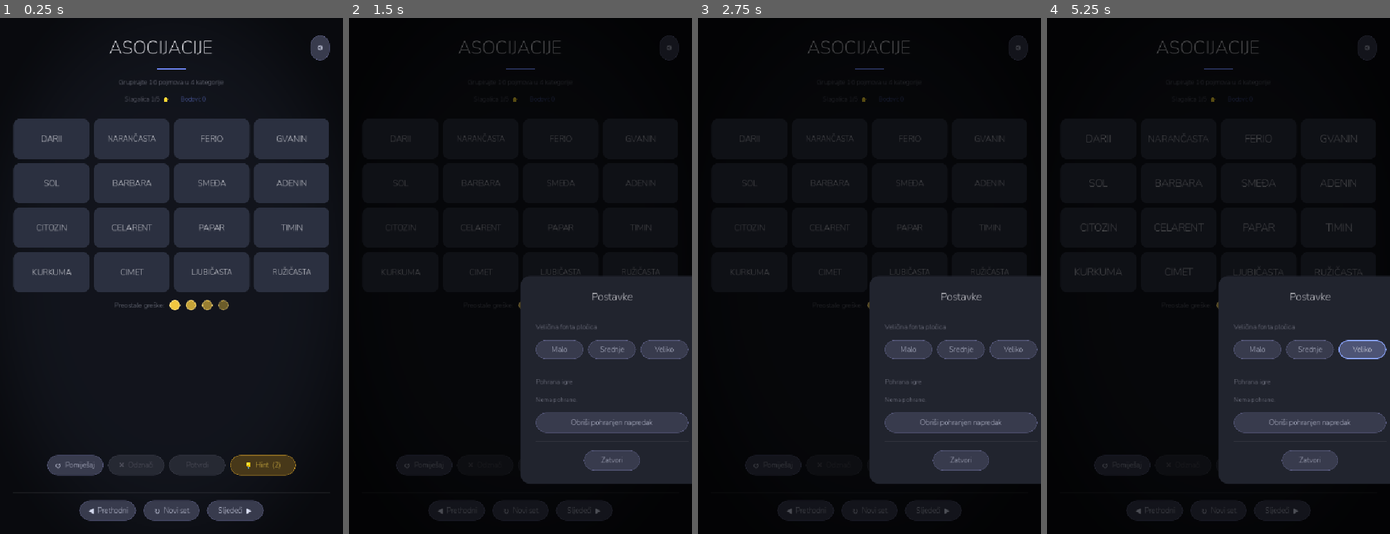
Above: before the commit, frames 1-4 (left to right).
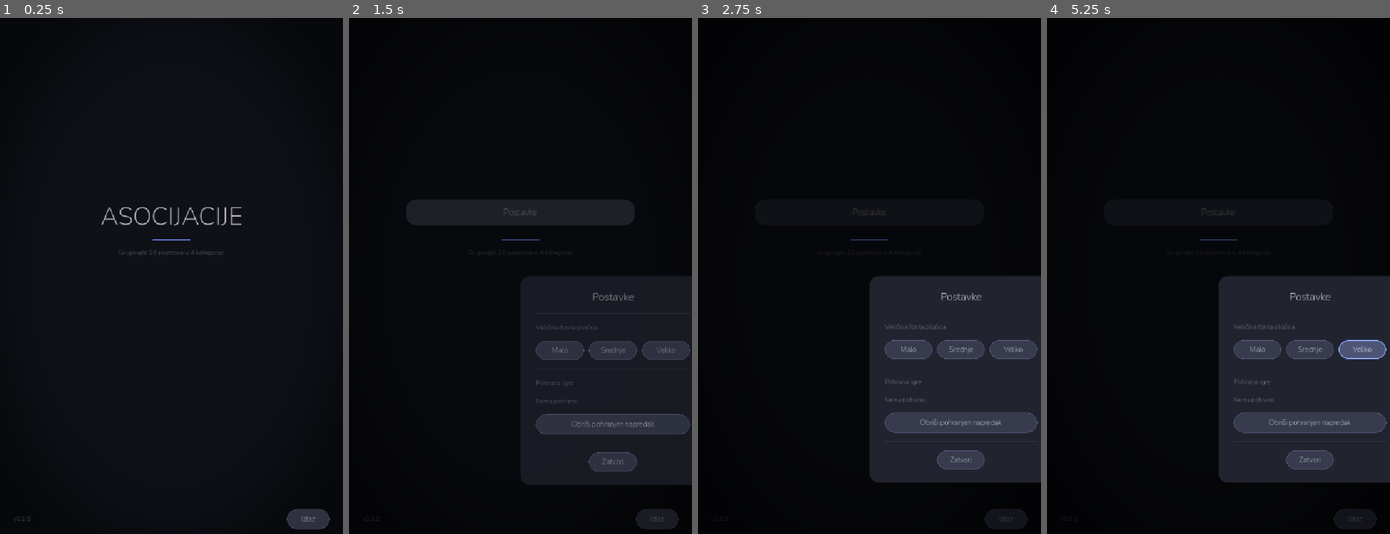
Above: after the commit, the same moments.

Repository: DenisLopata/asocijacije-hr
Game: Godot game, scene res://scenes/main_menu.tscn
Two runs of this game, one before a commit and one after it. Both use one fixed random seed, a clock stepped at 60 frames per second and the inputs below. Before the commit the project starts from res://scenes/game_screen.tscn.
Inputs (mouse positions are in pixels of both pictures, inside the frame that each line leads up to):
- Up to frame 1 (0.25 s): no input
- Up to frame 2 (1.5 s): click (667, 48) at 0.5 s, where only the run before the commit has a clickable "⚙"; click (520, 214) at 1.25 s, where only the run after the commit has a clickable "Nova igra"
- Up to frame 3 (2.75 s): click (869, 214) at 2 s, where only the run after the commit has a clickable "Postavke"
- Up to frame 4 (5.25 s): click (1355, 518) at 2.75 s, where only the run after the commit has a clickable "Izlaz"; click "Malo" at 3.5 s; click "Srednje" at 4.25 s; click "Veliko" at 5 s

The runs differ from the first frame. In frame 1, 33% of the frame differs, in the area x 3-97%, y 3-100%; in frame 2, 3.8%; in frame 3, 1.6%; in frame 4, 1.9%.

Commit message:
Add main menu scene with fade transitions
- New main_menu.tscn / main_menu.gd as startup scene
- Continue button shows only when a save exists, with puzzle/score progress hint
- Nova igra clears save and starts fresh
- Postavke overlay (font size + save management) reused from game_screen pattern
- Version label (v0.1.0) in bottom bar
- Exit button visible only on OS.has_feature("pc")
- Stagger-in animation on menu buttons
- Fade-to-black transitions: menu→game and game→menu
- game_screen: fade-in from black on load, "← Izbornik" nav button
- project.godot: main scene changed to main_menu.tscn

Co-Authored-By: Claude Sonnet 4.6 <noreply@anthropic.com>

Diff:
--- a/project.godot
+++ b/project.godot
@@ -17,7 +17,7 @@
 config/name="Asocijacije"
 config/description="Hrvatska igra asocijacija - grupirajte 16 pojmova u 4 kategorije"
 config/version="0.1.0"
-run/main_scene="res://scenes/game_screen.tscn"
+run/main_scene="res://scenes/main_menu.tscn"
 config/features=PackedStringArray("4.6", "Forward Plus")
 config/icon="res://icon.svg"
 
--- a/scenes/game_screen.gd
+++ b/scenes/game_screen.gd
@@ -16,6 +16,7 @@
 const ANIM_PRESS_DIP    := 0.07
 const ANIM_PRESS_RISE   := 0.13
 const ANIM_SCORE        := 0.45
+const ANIM_FADE_OUT     := 0.35
 const FEEDBACK_AUTO_HIDE := 3.5
 
 # ── Palette ────────────────────────────────────────────────────────────────
@@ -92,6 +93,7 @@
 
 var _overlay: Control = null
 var _overlay_tag: String = ""
+var _fade_rect: ColorRect
 
 var _feedback_gen: int = 0
 var _feedback_locked: bool = false
@@ -191,6 +193,16 @@
 	_build_action_buttons(outer_vbox)
 	_build_nav_row(outer_vbox)
 
+	# Fade overlay — always topmost
+	_fade_rect = ColorRect.new()
+	_fade_rect.color = Color(0, 0, 0, 1)
+	_fade_rect.set_anchors_and_offsets_preset(Control.PRESET_FULL_RECT)
+	_fade_rect.mouse_filter = Control.MOUSE_FILTER_IGNORE
+	add_child(_fade_rect)
+	# Fade in from black on scene load
+	var fade_in: Tween = create_tween()
+	fade_in.tween_property(_fade_rect, "modulate:a", 0.0, 0.30)
+
 func _add_bg() -> void:
 	var bg: ColorRect = ColorRect.new()
 	bg.color = C_BG
@@ -342,6 +354,11 @@
 	row.alignment = BoxContainer.ALIGNMENT_CENTER
 	row.add_theme_constant_override("separation", 16)
 	parent.add_child(row)
+
+	var menu_btn: Button = _make_ghost_btn("← Izbornik")
+	menu_btn.pressed.connect(_go_to_menu)
+	menu_btn.theme_type_variation = "GhostButton"
+	row.add_child(menu_btn)
 
 	var prev_btn: Button = _make_ghost_btn("◀  Prethodni")
 	prev_btn.pressed.connect(func() -> void: _navigate_puzzle(-1))
@@ -1186,6 +1203,15 @@
 	_close_overlay()
 	_load_puzzle(0)
 
+func _go_to_menu() -> void:
+	_close_overlay()
+	_fade_rect.modulate = Color(1, 1, 1, 0)
+	var t: Tween = create_tween()
+	t.tween_property(_fade_rect, "modulate:a", 1.0, ANIM_FADE_OUT) \
+		.set_trans(Tween.TRANS_SINE)
+	await t.finished
+	get_tree().change_scene_to_file("res://scenes/main_menu.tscn")
+
 func _navigate_puzzle(direction: int) -> void:
 	_current_puzzle_index = (_current_puzzle_index + direction) % _puzzles.size()
 	if _current_puzzle_index < 0:
--- /dev/null
+++ b/scenes/main_menu.gd
@@ -0,0 +1,434 @@
+extends Control
+
+# ── Animation timings ──────────────────────────────────────────────────────
+const ANIM_FADE_OUT    := 0.35
+const ANIM_FADE_IN     := 0.30
+const ANIM_OVERLAY_IN  := 0.22
+const ANIM_BTN_STAGGER := 0.07
+const ANIM_PRESS_DIP   := 0.07
+const ANIM_PRESS_RISE  := 0.13
+
+# ── Palette (mirrors game_screen) ──────────────────────────────────────────
+const C_BG       := Color(0.07, 0.08, 0.11)
+const C_SURFACE  := Color(0.13, 0.14, 0.18)
+const C_TEXT     := Color(0.96, 0.96, 0.98)
+const C_TEXT_DIM := Color(0.55, 0.56, 0.62)
+const C_ACCENT   := Color(0.45, 0.55, 1.00)
+const C_WIN      := Color(0.30, 0.85, 0.55)
+const C_SUBMIT_ON := Color(0.28, 0.60, 0.42)
+
+const RADIUS_BTN : int = 22
+const FONT_PATH  := "res://assets/fonts/Nunito-VariableFont_wght.ttf"
+const VERSION    := "v0.1.0"
+
+const VIGNETTE_SHADER := "
+shader_type canvas_item;
+void fragment() {
+	vec2 uv = UV * 2.0 - 1.0;
+	float v = dot(uv, uv);
+	float alpha = smoothstep(0.4, 1.6, v) * 0.50;
+	COLOR = vec4(0.0, 0.0, 0.0, alpha);
+}
+"
+
+# ── State ──────────────────────────────────────────────────────────────────
+var _overlay: Control = null
+var _overlay_tag: String = ""
+var _fade_rect: ColorRect
+
+# ── Boot ───────────────────────────────────────────────────────────────────
+func _ready() -> void:
+	_register_theme_variations()
+	_build_ui()
+	# Fade in from black on arrival
+	_fade_rect.modulate = Color(1, 1, 1, 1)
+	var t: Tween = create_tween()
+	t.tween_property(_fade_rect, "modulate:a", 0.0, ANIM_FADE_IN)
+
+func _register_theme_variations() -> void:
+	if not theme:
+		push_warning("MainMenu: no theme assigned")
+		return
+	theme.set_type_variation("TitleLabel",    &"Label")
+	theme.set_type_variation("SubtitleLabel", &"Label")
+	theme.set_type_variation("MetaLabel",     &"Label")
+	theme.set_type_variation("ScoreLabel",    &"Label")
+	theme.set_type_variation("GhostButton",   &"Button")
+
+# ── UI construction ────────────────────────────────────────────────────────
+func _build_ui() -> void:
+	# Background
+	var bg: ColorRect = ColorRect.new()
+	bg.color = C_BG
+	bg.set_anchors_and_offsets_preset(Control.PRESET_FULL_RECT)
+	add_child(bg)
+
+	# Vignette
+	var vignette: ColorRect = ColorRect.new()
+	vignette.set_anchors_and_offsets_preset(Control.PRESET_FULL_RECT)
+	vignette.mouse_filter = Control.MOUSE_FILTER_IGNORE
+	var mat := ShaderMaterial.new()
+	var shader := Shader.new()
+	shader.code = VIGNETTE_SHADER
+	mat.shader = shader
+	vignette.material = mat
+	add_child(vignette)
+
+	# Centered content
+	var center: CenterContainer = CenterContainer.new()
+	center.set_anchors_and_offsets_preset(Control.PRESET_FULL_RECT)
+	add_child(center)
+
+	var vbox: VBoxContainer = VBoxContainer.new()
+	vbox.alignment = BoxContainer.ALIGNMENT_CENTER
+	vbox.add_theme_constant_override("separation", 0)
+	vbox.custom_minimum_size = Vector2(480, 0)
+	center.add_child(vbox)
+
+	_build_logo(vbox)
+	_build_spacer(vbox, 48)
+	_build_buttons(vbox)
+	_build_spacer(vbox, 16)
+
+	# Bottom bar: version + exit
+	_build_bottom_bar()
+
+	# Fade overlay — always on top
+	_fade_rect = ColorRect.new()
+	_fade_rect.color = Color(0, 0, 0, 1)
+	_fade_rect.set_anchors_and_offsets_preset(Control.PRESET_FULL_RECT)
+	_fade_rect.mouse_filter = Control.MOUSE_FILTER_IGNORE
+	add_child(_fade_rect)
+
+func _build_logo(parent: VBoxContainer) -> void:
+	var title: Label = Label.new()
+	title.text = "ASOCIJACIJE"
+	title.theme_type_variation = "TitleLabel"
+	title.horizontal_alignment = HORIZONTAL_ALIGNMENT_CENTER
+	title.add_theme_font_size_override("font_size", 52)
+	title.add_theme_font_override("font", _make_font(800))
+	parent.add_child(title)
+
+	_build_spacer(parent, 10)
+
+	var accent_bar: ColorRect = ColorRect.new()
+	accent_bar.color = C_ACCENT
+	accent_bar.custom_minimum_size = Vector2(80, 4)
+	accent_bar.size_flags_horizontal = Control.SIZE_SHRINK_CENTER
+	parent.add_child(accent_bar)
+
+	_build_spacer(parent, 14)
+
+	var subtitle: Label = Label.new()
+	subtitle.text = "Grupirajte 16 pojmova u 4 kategorije"
+	subtitle.theme_type_variation = "SubtitleLabel"
+	subtitle.horizontal_alignment = HORIZONTAL_ALIGNMENT_CENTER
+	subtitle.add_theme_font_override("font", _make_font(300))
+	parent.add_child(subtitle)
+
+func _build_buttons(parent: VBoxContainer) -> void:
+	var btns: Array[Dictionary] = []
+
+	# Continue — only when save exists
+	var saved := SaveManager.load_session()
+	if saved.size() > 0:
+		var idx: int = saved.get("current_index", 0)
+		var total: int = saved["puzzles"].size() if saved.has("puzzles") else 5
+		var score: int = saved["state"].get("score", 0) if saved.has("state") else 0
+		btns.append({
+			"label": "Nastavi igru",
+			"sub":   "Slagalica %d/%d  •  %d bodova" % [idx + 1, total, score],
+			"style": "continue",
+			"action": func() -> void: _go_to_game(false),
+		})
+
+	btns.append({
+		"label":  "Nova igra",
+		"sub":    "",
+		"style":  "primary",
+		"action": func() -> void: _go_to_game(true),
+	})
+
+	btns.append({
+		"label":  "Postavke",
+		"sub":    "",
+		"style":  "ghost",
+		"action": _on_settings,
+	})
+
+	for i in btns.size():
+		var info: Dictionary = btns[i]
+		var btn: Button = _make_menu_btn(info["label"], info.get("sub", ""), info["style"])
+		btn.pressed.connect(info["action"])
+		parent.add_child(btn)
+		_build_spacer(parent, 14)
+		# Stagger-in on ready
+		btn.modulate = Color(1, 1, 1, 0)
+		btn.position.y += 18
+		var delay: float = i * ANIM_BTN_STAGGER + ANIM_FADE_IN
+		var t: Tween = create_tween().set_parallel(true)
+		t.tween_property(btn, "modulate", Color.WHITE, 0.28).set_delay(delay)
+		t.tween_property(btn, "position:y", 0.0, 0.28) \
+			.set_delay(delay).set_trans(Tween.TRANS_QUAD).set_ease(Tween.EASE_OUT)
+
+func _build_bottom_bar() -> void:
+	var bar: HBoxContainer = HBoxContainer.new()
+	bar.set_anchors_and_offsets_preset(Control.PRESET_BOTTOM_WIDE)
+	bar.offset_top    = -52
+	bar.offset_bottom = -10
+	bar.offset_left   = 28
+	bar.offset_right  = -28
+	bar.alignment     = BoxContainer.ALIGNMENT_BEGIN
+	add_child(bar)
+
+	var ver_lbl: Label = Label.new()
+	ver_lbl.text = VERSION
+	ver_lbl.theme_type_variation = "MetaLabel"
+	ver_lbl.add_theme_color_override("font_color", C_TEXT_DIM)
+	ver_lbl.size_flags_horizontal = Control.SIZE_EXPAND_FILL
+	bar.add_child(ver_lbl)
+
+	# Exit only on desktop (#4)
+	if OS.has_feature("pc"):
+		var exit_btn: Button = Button.new()
+		exit_btn.text = "Izlaz"
+		exit_btn.theme_type_variation = "GhostButton"
+		exit_btn.custom_minimum_size = Vector2(90, 36)
+		exit_btn.pressed.connect(func() -> void: get_tree().quit())
+		bar.add_child(exit_btn)
+
+# ── Button factory ─────────────────────────────────────────────────────────
+func _make_menu_btn(label: String, subtitle: String, style: String) -> Button:
+	var btn: Button = Button.new()
+	btn.custom_minimum_size = Vector2(0, 68 if subtitle != "" else 54)
+	btn.size_flags_horizontal = Control.SIZE_EXPAND_FILL
+
+	# Style
+	var bg_color: Color
+	match style:
+		"continue": bg_color = C_SUBMIT_ON
+		"primary":  bg_color = Color(0.28, 0.35, 0.65)
+		_:          bg_color = Color(0.17, 0.19, 0.25)
+
+	var normal: StyleBoxFlat = _rounded_box(bg_color, RADIUS_BTN)
+	if style == "continue":
+		normal.border_width_left   = 1
+		normal.border_width_right  = 1
+		normal.border_width_top    = 1
+		normal.border_width_bottom = 1
+		normal.border_color        = C_WIN.lightened(0.2)
+	btn.add_theme_stylebox_override("normal", normal)
+	var hover: StyleBoxFlat = normal.duplicate()
+	hover.bg_color = bg_color.lightened(0.10)
+	btn.add_theme_stylebox_override("hover", hover)
+	var pressed_style: StyleBoxFlat = normal.duplicate()
+	pressed_style.bg_color = bg_color.darkened(0.08)
+	btn.add_theme_stylebox_override("pressed", pressed_style)
+
+	# Text — use a VBox inside to stack label + subtitle
+	if subtitle != "":
+		# Put a VBox as the button's "icon area" workaround via a child label container
+		# Godot buttons don't support multiline natively, so we overlay a VBox
+		var vbox: VBoxContainer = VBoxContainer.new()
+		vbox.alignment = BoxContainer.ALIGNMENT_CENTER
+		vbox.set_anchors_and_offsets_preset(Control.PRESET_FULL_RECT)
+		vbox.mouse_filter = Control.MOUSE_FILTER_IGNORE
+		btn.add_child(vbox)
+
+		var main_lbl: Label = Label.new()
+		main_lbl.text = label
+		main_lbl.horizontal_alignment = HORIZONTAL_ALIGNMENT_CENTER
+		main_lbl.add_theme_font_override("font", _make_font(600))
+		main_lbl.add_theme_font_size_override("font_size", 18)
+		main_lbl.mouse_filter = Control.MOUSE_FILTER_IGNORE
+		vbox.add_child(main_lbl)
+
+		var sub_lbl: Label = Label.new()
+		sub_lbl.text = subtitle
+		sub_lbl.horizontal_alignment = HORIZONTAL_ALIGNMENT_CENTER
+		sub_lbl.add_theme_font_override("font", _make_font(300))
+		sub_lbl.add_theme_font_size_override("font_size", 13)
+		sub_lbl.add_theme_color_override("font_color", C_TEXT.darkened(0.15))
+		sub_lbl.mouse_filter = Control.MOUSE_FILTER_IGNORE
+		vbox.add_child(sub_lbl)
+
+		# Hide the default button text
+		btn.text = ""
+	else:
+		btn.text = label
+		btn.add_theme_font_override("font", _make_font(600))
+		btn.add_theme_font_size_override("font_size", 18)
+
+	# Micro-bounce
+	btn.button_down.connect(func() -> void:
+		if is_instance_valid(btn):
+			create_tween().tween_property(btn, "scale", Vector2(0.97, 0.97), ANIM_PRESS_DIP) \
+				.set_trans(Tween.TRANS_SINE))
+	btn.button_up.connect(func() -> void:
+		if is_instance_valid(btn):
+			create_tween().tween_property(btn, "scale", Vector2.ONE, ANIM_PRESS_RISE) \
+				.set_trans(Tween.TRANS_BACK).set_ease(Tween.EASE_OUT))
+
+	return btn
+
+# ── Navigation ─────────────────────────────────────────────────────────────
+func _go_to_game(clear_save: bool) -> void:
+	if clear_save:
+		SaveManager.clear_save()
+	# Fade to black then switch scene
+	_fade_rect.modulate = Color(1, 1, 1, 0)
+	var t: Tween = create_tween()
+	t.tween_property(_fade_rect, "modulate:a", 1.0, ANIM_FADE_OUT) \
+		.set_trans(Tween.TRANS_SINE)
+	await t.finished
+	get_tree().change_scene_to_file("res://scenes/game_screen.tscn")
+
+# ── Settings overlay (mirrors game_screen) ────────────────────────────────
+func _on_settings() -> void:
+	if _overlay and is_instance_valid(_overlay):
+		_close_overlay()
+		if _overlay_tag == "settings":
+			return
+
+	var dim: ColorRect = _make_dim()
+	_overlay = dim
+	_overlay_tag = "settings"
+
+	var panel: PanelContainer = _make_overlay_panel(dim, 380)
+	var vbox: VBoxContainer   = _make_overlay_vbox(panel, 18)
+
+	var title_lbl: Label = Label.new()
+	title_lbl.text = "Postavke"
+	title_lbl.theme_type_variation = "TitleLabel"
+	title_lbl.horizontal_alignment = HORIZONTAL_ALIGNMENT_CENTER
+	title_lbl.add_theme_font_size_override("font_size", 22)
+	title_lbl.add_theme_font_override("font", _make_font(700))
+	vbox.add_child(title_lbl)
+
+	_add_separator(vbox)
+
+	var fs_lbl: Label = Label.new()
+	fs_lbl.text = "Veličina fonta pločica"
+	fs_lbl.theme_type_variation = "SubtitleLabel"
+	vbox.add_child(fs_lbl)
+
+	var fs_row: HBoxContainer = HBoxContainer.new()
+	fs_row.add_theme_constant_override("separation", 10)
+	vbox.add_child(fs_row)
+
+	for pair in [["Malo", 13], ["Srednje", 17], ["Veliko", 21]]:
+		var fs_btn: Button = _make_small_btn(pair[0])
+		var size_val: int = pair[1]
+		fs_btn.pressed.connect(func() -> void: SaveManager.save_prefs(size_val))
+		fs_row.add_child(fs_btn)
+
+	_add_separator(vbox)
+
+	var save_lbl: Label = Label.new()
+	save_lbl.text = "Pohrana igre"
+	save_lbl.theme_type_variation = "SubtitleLabel"
+	vbox.add_child(save_lbl)
+
+	var save_info: Label = Label.new()
+	save_info.text = "Napredak se automatski sprema." if SaveManager.has_save() else "Nema pohrane."
+	save_info.theme_type_variation = "MetaLabel"
+	vbox.add_child(save_info)
+
+	var clear_btn: Button = _make_small_btn("Obriši pohranjen napredak")
+	clear_btn.custom_minimum_size = Vector2(300, 42)
+	clear_btn.pressed.connect(func() -> void:
+		SaveManager.clear_save()
+		save_info.text = "Pohrana obrisana."
+		# Reload menu so Continue button disappears
+		get_tree().reload_current_scene())
+	vbox.add_child(clear_btn)
+
+	_add_separator(vbox)
+
+	var close_btn: Button = _make_small_btn("Zatvori")
+	close_btn.size_flags_horizontal = Control.SIZE_SHRINK_CENTER
+	close_btn.pressed.connect(_close_overlay)
+	vbox.add_child(close_btn)
+
+	_animate_overlay_in(dim, panel)
+
+# ── Shared overlay helpers ─────────────────────────────────────────────────
+func _close_overlay() -> void:
+	if _overlay and is_instance_valid(_overlay):
+		_overlay.queue_free()
+	_overlay = null
+	_overlay_tag = ""
+
+func _make_dim() -> ColorRect:
+	var dim: ColorRect = ColorRect.new()
+	dim.color = Color(0, 0, 0, 0.65)
+	dim.set_anchors_and_offsets_preset(Control.PRESET_FULL_RECT)
+	add_child(dim)
+	return dim
+
+func _make_overlay_panel(parent: Control, min_width: int) -> PanelContainer:
+	var panel: PanelContainer = PanelContainer.new()
+	var style: StyleBoxFlat = _rounded_box(C_SURFACE, 20)
+	style.content_margin_left   = 32
+	style.content_margin_right  = 32
+	style.content_margin_top    = 28
+	style.content_margin_bottom = 28
+	panel.add_theme_stylebox_override("panel", style)
+	panel.set_anchors_preset(Control.PRESET_CENTER)
+	panel.custom_minimum_size = Vector2(min_width, 0)
+	parent.add_child(panel)
+	return panel
+
+func _make_overlay_vbox(parent: Control, separation: int) -> VBoxContainer:
+	var vbox: VBoxContainer = VBoxContainer.new()
+	vbox.add_theme_constant_override("separation", separation)
+	parent.add_child(vbox)
+	return vbox
+
+func _add_separator(parent: VBoxContainer) -> void:
+	var sep: ColorRect = ColorRect.new()
+	sep.color = Color(1, 1, 1, 0.08)
+	sep.custom_minimum_size = Vector2(0, 1)
+	parent.add_child(sep)
+
+func _animate_overlay_in(dim: Control, panel: Control) -> void:
+	panel.scale    = Vector2(0.88, 0.88)
+	panel.modulate = Color(1, 1, 1, 0)
+	dim.modulate   = Color(1, 1, 1, 0)
+	var t: Tween = create_tween().set_parallel(true)
+	t.tween_property(dim,   "modulate", Color.WHITE, ANIM_OVERLAY_IN)
+	t.tween_property(panel, "scale",    Vector2.ONE, ANIM_OVERLAY_IN * 1.27) \
+		.set_trans(Tween.TRANS_BACK).set_ease(Tween.EASE_OUT)
+	t.tween_property(panel, "modulate", Color.WHITE, ANIM_OVERLAY_IN)
+
+func _make_small_btn(label: String) -> Button:
+	var btn: Button = Button.new()
+	btn.text = label
+	btn.theme_type_variation = "GhostButton"
+	btn.custom_minimum_size = Vector2(100, 40)
+	return btn
+
+# ── Style helpers ──────────────────────────────────────────────────────────
+func _rounded_box(color: Color, radius: int) -> StyleBoxFlat:
+	var s: StyleBoxFlat = StyleBoxFlat.new()
+	s.bg_color = color
+	s.corner_radius_top_left     = radius
+	s.corner_radius_top_right    = radius
+	s.corner_radius_bottom_left  = radius
+	s.corner_radius_bottom_right = radius
+	s.content_margin_left   = 12
+	s.content_margin_right  = 12
+	s.content_margin_top    = 8
+	s.content_margin_bottom = 8
+	return s
+
+func _make_font(weight: int) -> FontVariation:
+	var fv := FontVariation.new()
+	fv.base_font = load(FONT_PATH)
+	fv.variation_opentype = {"wght": weight}
+	return fv
+
+func _build_spacer(parent: VBoxContainer, height: int) -> void:
+	var s: Control = Control.new()
+	s.custom_minimum_size = Vector2(0, height)
+	parent.add_child(s)
--- /dev/null
+++ b/scenes/main_menu.tscn
@@ -0,0 +1,12 @@
+[gd_scene load_steps=3 format=3 uid="uid://main_menu"]
+
+[ext_resource type="Script" path="res://scenes/main_menu.gd" id="1_main_menu"]
+[ext_resource type="Theme" path="res://theme/game_theme.tres" id="2_game_theme"]
+
+[node name="MainMenu" type="Control"]
+layout_mode = 3
+anchors_preset = 15
+anchor_right = 1.0
+anchor_bottom = 1.0
+theme = ExtResource("2_game_theme")
+script = ExtResource("1_main_menu")
